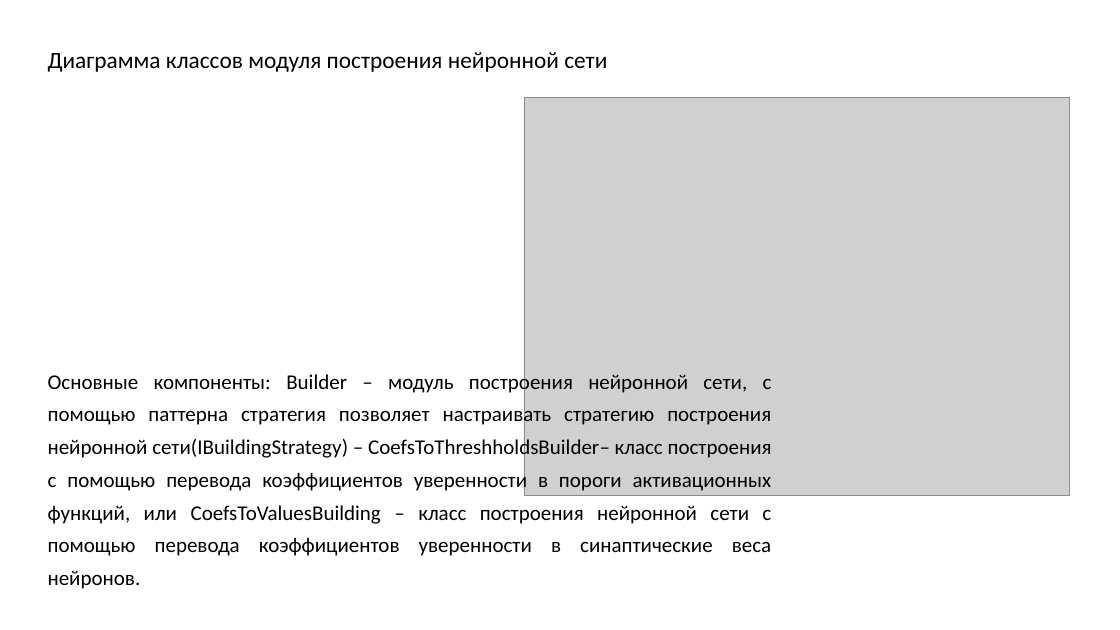
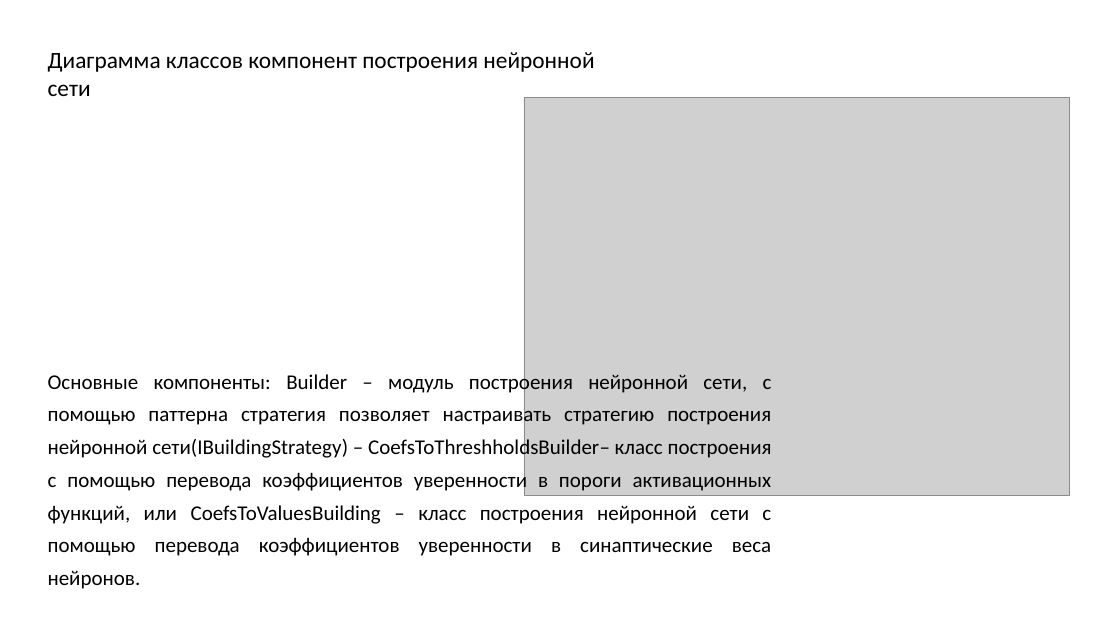
Before and after one commit to sevoster/hybrid-decision-making-system, a slide deck: slide 26 of docs/Синтетическая Презентация.pptx (slide 23 before the commit). Drawn at 1120x630 pixels with LibreOffice and Linux fonts; fonts in the diff are those of the drawing; grey boxes stand for pictures. Boxes give left, top, right and bottom in pixels: in the first picture for what was removed or moved away, otherwise in the second. Text is boxed around its words. In the diff, an @@ line names an element or a change of style, - is before the commit and + after.

```diff
--- a/docs/Синтетическая Презентация.pptx
+++ b/docs/Синтетическая Презентация.pptx
@@ text at (48, 52, 594, 96): text changed @@
-Диаграмма классов модуля построения нейронной сети
+Диаграмма классов компонент построения нейронной сети
```
Also in this commit, not shown: 14 other slides changed, 9 slides added, 6 slides removed, 8 other files.
